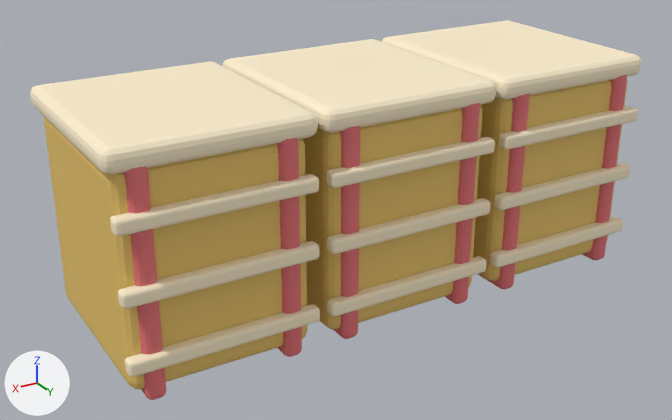
A saved change to the glTF model assets/broto_hoppers_crate.glb.
One viewpoint serves both versions: a camera (50 mm lens) standing at (1.93, 0.76, 2.42) and looking at (0.08, -2.32, 0.88). Arrows for +X, +Y and +Z are at lower left; the lights stay in place. The older version comes first.

In view in the first picture: 'Hoppers'.
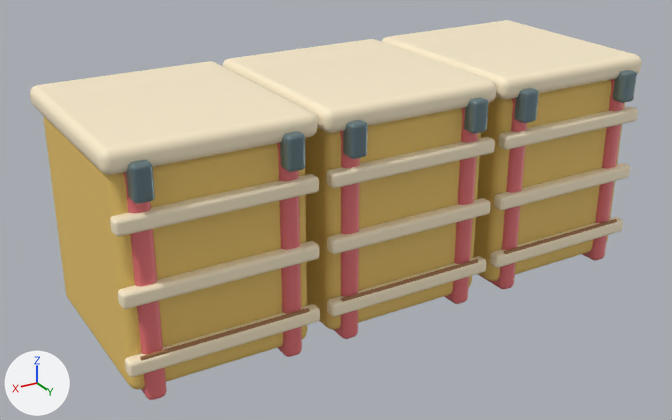
The change, as a list of edits to the scene's bpy script:
```text
Add mat_detailwood:
    mat_detailwood = principled_material('DetailWood')
    mat_detailwood.base_color = (0.397, 0.191, 0.0762)  # brown #a9794e
    mat_detailwood.roughness = 0.7
Add mat_detailmetal:
    mat_detailmetal = principled_material('DetailMetal')
    mat_detailmetal.base_color = (0.165, 0.238, 0.262)  # greyish cyan #71868c
    mat_detailmetal.metallic = 0.42
    mat_detailmetal.roughness = 0.36
Add me_cube_021:
    me_cube_021.from_pydata(...)  # 2736 vertices, 5400 faces; spans x -1.12..1.12, y -2.45..-1.84, z 0.38..1.42
    # faces by material slot: [2700, 2700]
    me_cube_021.materials.append(mat_detailmetal)  # greyish cyan #71868c
    me_cube_021.materials.append(mat_detailwood)  # brown #a9794e
Add ob_craftdetails:
    ob_craftdetails = bpy.data.objects.new('CraftDetails', me_cube_021)
    ob_craftdetails.location = (0.0, 0.0, 0.0)
```

Boxes [x1, y1, x2, y2] around the edits, measured in the pictures (672 x 420 px):
'CraftDetails', added
    after: [126, 70, 637, 360]
    faces in mat_detailmetal (greyish cyan #71868c): [126, 70, 637, 204]
    faces in mat_detailwood (brown #a9794e): [140, 219, 617, 360]
